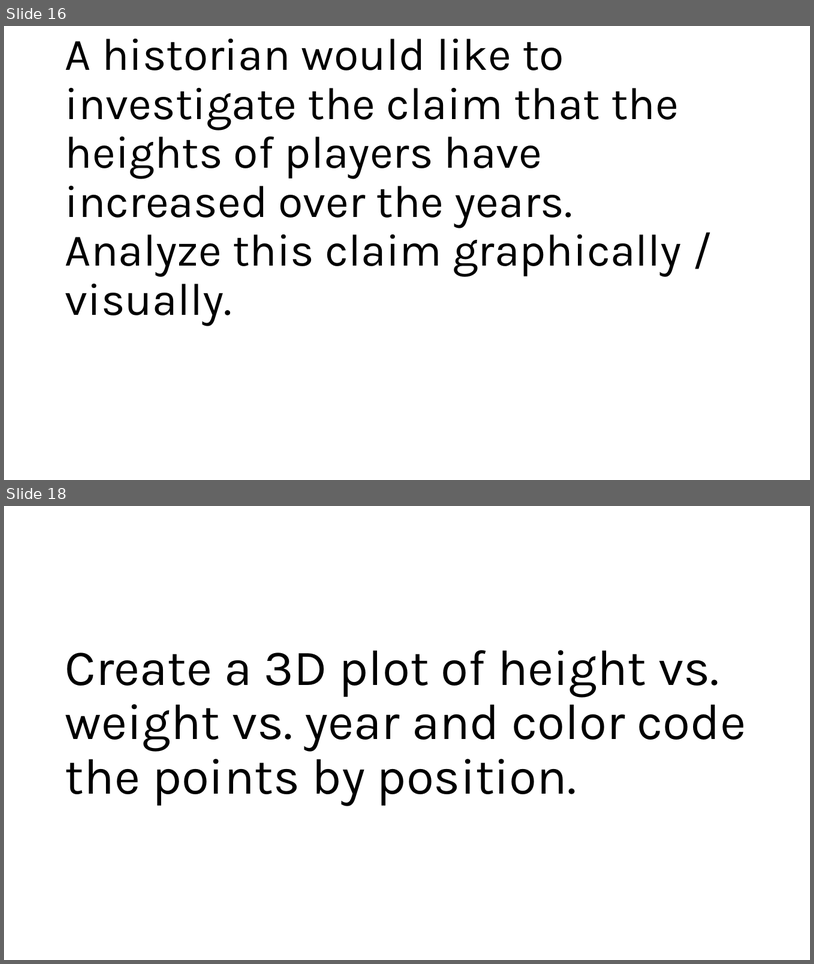
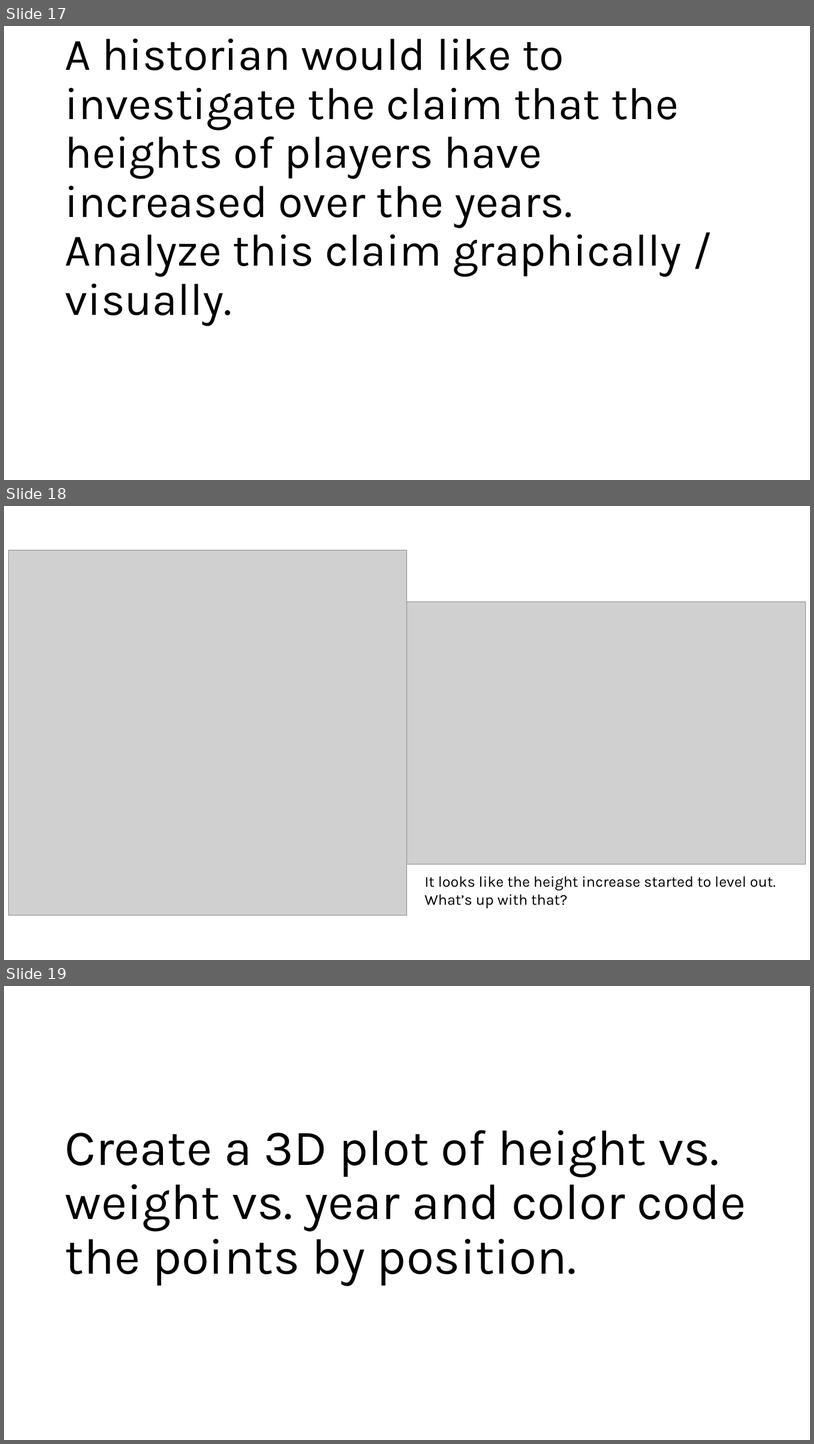
Before and after one commit to Iwestlauer/doing_data_science, a slide deck: Unit 2 Visualization/Isabella_Westlauer_FLS_Unit2.pptx. Shown one above the other, each under a label of ours: slides 16 and 18 before the commit, slides 17, 18 and 19 after it; the slides between them are not shown. The pictures are 814x964 and 814x1444 pixels, drawn with LibreOffice and Linux fonts; fonts in the diff are those of the drawing; grey boxes stand for pictures. Boxes give left, top, right and bottom in pixels: in the first picture for what was removed or moved away, otherwise in the second. Text is boxed around its words. In the diff, an @@ line names an element or a change of style, - is before the commit and + after.

```diff
--- a/Unit 2 Visualization/Isabella_Westlauer_FLS_Unit2.pptx
+++ b/Unit 2 Visualization/Isabella_Westlauer_FLS_Unit2.pptx
@@ slide 18 added at <box>4,506,810,960</box>, background #FFFFFF @@
@@ picture added at <box>8,550,407,915</box> @@
@@ picture added at <box>408,601,806,864</box> @@
@@ text added at <box>425,876,776,908</box>, 18 pt, text #000000 @@
+It looks like the height increase started to level out. What’s up with that?
@@ what was slide 16 is now slide 17 @@
@@ what was slide 18 is now slide 19 @@
```
Also in this commit, not shown: 2 slides changed, 10 other slides added, 10 slides removed, 1 other file.
